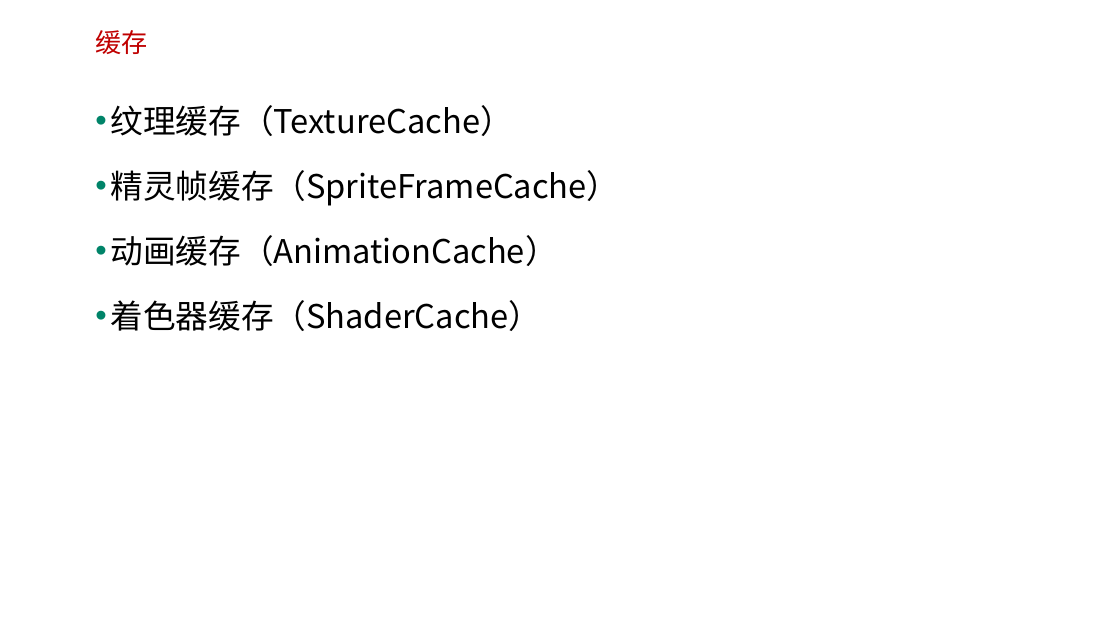
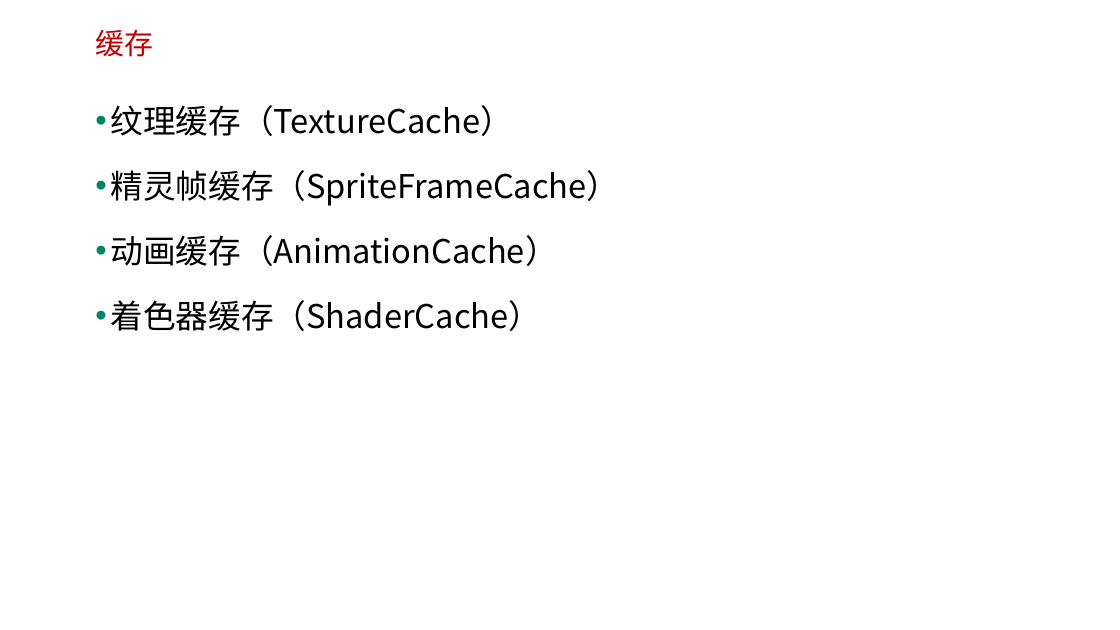
Before and after one commit to edu2act/course-H5-Animation-and-Game-Development, a slide deck: slide 2 of 课程PPT/（15）性能优化与发布.ppt. Drawn at 1120x630 pixels with LibreOffice and Linux fonts; fonts in the diff are those of the drawing; background and template pictures are left out. Boxes give left, top, right and bottom in pixels: in the first picture for what was removed or moved away, otherwise in the second. Text is boxed around its words. In the diff, an @@ line names an element or a change of style, - is before the commit and + after.

```diff
--- a/课程PPT/（15）性能优化与发布.ppt
+++ b/课程PPT/（15）性能优化与发布.ppt
@@ text "缓存" at (x1=95, y1=29, x2=153, y2=57): size 22.4 to 24.8 pt @@
```
Also in this commit, not shown: 5 other files.
